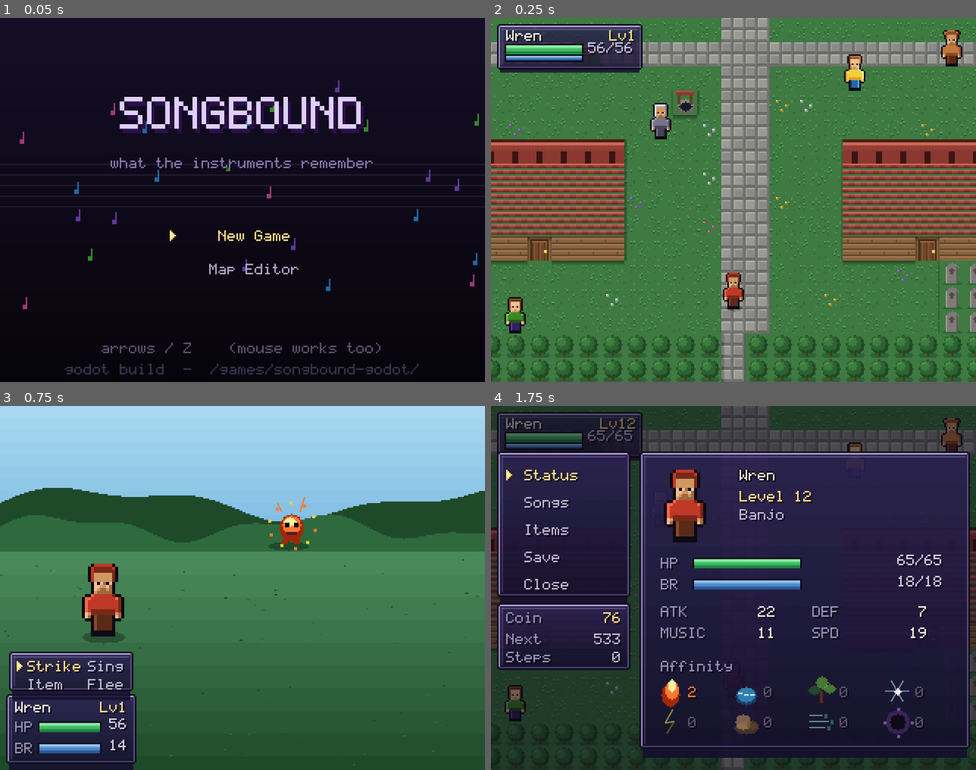
Above: before the commit, frames 1-4 (two rows, left to right).
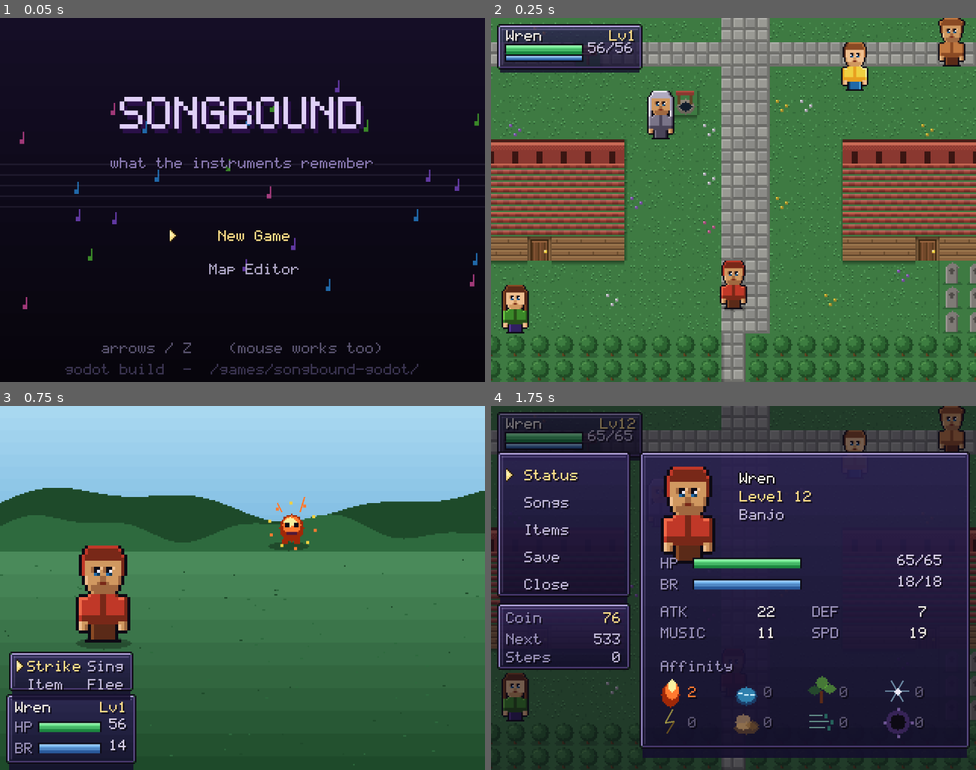
Above: after the commit, the same moments.

Repository: magent-cryptograss/godot-games
Game: Godot game, scene res://tests/TestFlow.tscn
The game is run twice, just before and just after one commit, with the same random seed, the same clock (stepped at 60 frames per second) and the same inputs. This scene is started directly instead of the project's main scene.
Inputs (mouse positions are in pixels of both pictures, inside the frame that each line leads up to):
- Up to frame 1 (0.05 s): no input
- Up to frame 2 (0.25 s): no input
- Up to frame 3 (0.75 s): tap Enter at 0.5 s; move the mouse to (349, 569) at 0.52 s; hold Right (move_right) from 0.53 s (still down); tap Backspace at 0.6 s; click (349, 569) at 0.67 s
- Up to frame 4 (1.75 s): tap Space at 0.77, 1.52 s; move the mouse to (636, 606) at 1.27 s; release Right (move_right) at 1.28 s; hold Down (move_down) from 1.28 s (still down); tap Enter at 1.35 s

Frame 1 is identical in both runs. In frame 2, 2.8% of the frame differs, in the area x 2-98%, y 0-87%; in frame 3, 2.4%; in frame 4, 3.7%.

Commit message:
Sprites at 24x32, in the Chrono Trigger / FF4 mould
16x24 left no room for a face. Every character was a coloured block
with two dots on it, which is why the whole thing kept reading as 8-bit
however well the tiles were shaded.

24x32 is roughly what those games used, and the proportions follow the
same convention rather than realism: the head is nearly a third of the
figure, because at this size a realistic head is four pixels wide and
cannot hold an expression. Eyes now have whites, pupils and a lash line;
there is a nose and a mouth; hair has a shape and falls down the sides;
cloth has a fold down the middle and a hem in shadow.

This also answers the second half of the request: the editor grid is
24x32 at 5px cells rather than 16x24 at 6px, so the pixels you draw with
are smaller and there is room for detail.

Everything that assumed the old size moved with it -- editor guides,
preview panel, field and battle placement, the menu portrait. A 24x32
sprite overhangs a 16px tile by half a tile each side and a full tile
above, so the feet still land on the tile the character occupies.

The balance test hardcoded a width of 16; it now reads Sprites.W, so
this cannot silently pass at the wrong size again.

Claude-Session: https://claude.ai/code/session_01LFNEyVminZWMVKgZdg8FGa

Diff:
--- a/songbound/scripts/Battle.gd
+++ b/songbound/scripts/Battle.gd
@@ -776,9 +776,9 @@
 	var pxo := (rng.randf() * 2.0 - 1.0) * 2.0 if p_shake > 0.0 else 0.0
 	# clear of the command window at y162 -- a 16x24 sprite at 2x is 48 tall,
 	# so anything below about y110 ends up behind the menu
-	var psx := 52.0 + pxo
-	var psy := 104.0 + sin(t * 2.4) * 1.0
-	UI.shadow(self, psx + 16, psy + 48, 14, 4)
+	var psx := 44.0 + pxo
+	var psy := 92.0 + sin(t * 2.4) * 1.0
+	UI.shadow(self, psx + 24, psy + 64, 18, 4)
 	UI.sprite(self, Game.player.spr, psx, psy, 2, false, true, int(t * 5.0))
 	if p_flash > 0.0:
 		UI.sprite(self, Game.player.spr, psx, psy, 2, false, false, 0,
--- a/songbound/scripts/Creation.gd
+++ b/songbound/scripts/Creation.gd
@@ -14,11 +14,13 @@
 	"0123456789 -'",
 ]
 
-const ED_GX := 12
-const ED_GY := 34
-const ED_CELL := 6
-const PAL_X := 122
-const PAL_Y := 34
+const ED_GX := 8
+const ED_GY := 26
+# 5px cells on a 24x32 grid: finer pixels than the old 6px on 16x24, and the
+# drawing area stays about the same size on screen
+const ED_CELL := 5
+const PAL_X := 136
+const PAL_Y := 30
 const PAL_CELL := 11
 
 var step := "name"
@@ -403,7 +405,7 @@
 		var sel := i == preset_idx
 		UI.window(self, x, y, 64, 66,
 			{"top": Color("#4a3a80"), "bot": Color("#241a48")} if sel else {"alpha": 0.7})
-		draw_sprite_grid(Sprites.build(Sprites.PRESETS[i].opts), x + 16, y + 6, 2)
+		draw_sprite_grid(Sprites.build(Sprites.PRESETS[i].opts), x + 8, y + 2, 2)
 		PixelFont.draw_centered(self, Sprites.PRESETS[i].name, x + 32, y + 56,
 			UI.COL_GOLD if sel else Color("#a8a0c0"))
 	PixelFont.draw_centered(self, "Z to take this one    C to open it in the editor", 160, 208, UI.COL_DIM)
@@ -424,8 +426,8 @@
 			var c: Color = Sprites.PALETTE[v] if v != 0 else (Color("#2a2448") if (x + y) % 2 == 1 else Color("#332a54"))
 			UI.rect(self, ED_GX + x * ED_CELL, ED_GY + y * ED_CELL, ED_CELL, ED_CELL, c)
 	# guides at the centre line and the waist
-	UI.rect(self, ED_GX + 8 * ED_CELL, ED_GY, 1, gh, Color(0.66, 0.88, 0.97, 0.25))
-	UI.rect(self, ED_GX, ED_GY + 17 * ED_CELL, gw, 1, Color(0.66, 0.88, 0.97, 0.25))
+	UI.rect(self, ED_GX + 12 * ED_CELL, ED_GY, 1, gh, Color(0.66, 0.88, 0.97, 0.25))
+	UI.rect(self, ED_GX, ED_GY + 26 * ED_CELL, gw, 1, Color(0.66, 0.88, 0.97, 0.25))
 	# cursor
 	var cxp := ED_GX + cx * ED_CELL
 	var cyp := ED_GY + cy * ED_CELL
@@ -460,12 +462,12 @@
 	PixelFont.draw(self, ("colour %d" % colour) if colour != 0 else "eraser",
 		Vector2(PAL_X + 21, PAL_Y + 55), Color("#d0c8e0"))
 
-	UI.window(self, 228, 30, 84, 96, {"alpha": 0.8})
-	PixelFont.draw_centered(self, "preview", 270, 36, Color("#9890b8"))
+	UI.window(self, 240, 26, 76, 104, {"alpha": 0.8})
+	PixelFont.draw_centered(self, "preview", 278, 30, Color("#9890b8"))
 	var dirs := ["down", "left", "up", "right"]
 	var d: String = dirs[int(t / 1.1) % 4]
-	draw_sprite_grid(Sprites.back_view(spr) if d == "up" else spr, 254, 48, 2, d == "left")
-	PixelFont.draw_centered(self, d, 270, 112, UI.COL_FAINT)
+	draw_sprite_grid(Sprites.back_view(spr) if d == "up" else spr, 254, 42, 2, d == "left")
+	PixelFont.draw_centered(self, d, 278, 118, UI.COL_FAINT)
 
 	UI.window(self, 8, 186, 214, 48, {"alpha": 0.82})
 	PixelFont.draw(self, "move: arrows   paint: Z   erase: X", Vector2(16, 192), Color("#c8c0dc"))
--- a/songbound/scripts/Field.gd
+++ b/songbound/scripts/Field.gd
@@ -293,16 +293,18 @@
 				var g := Sprites.build(Sprites.NPC_LOOKS.get(n.get("look", "woman"), Sprites.NPC_LOOKS.woman))
 				var d: String = n.get("dir", "down")
 				UI.sprite(self, Sprites.back_view(g) if d == "up" else g,
-					n.x * TS - cam.x, n.y * TS - cam.y - 8, 1, d == "left")
+					n.x * TS - cam.x - 4, n.y * TS - cam.y - 16, 1, d == "left")
 			"boss":
 				var b = item.ref
 				Bestiary.draw_art(self, Data.BESTIARY[b.id].art,
 					b.x * TS - cam.x - 14, b.y * TS - cam.y - 22, t)
 			"player":
 				var p := Game.player
-				var px := pos.x * TS + offset.x - cam.x
-				var py := pos.y * TS + offset.y - cam.y - 8
-				UI.shadow(self, px + 8, py + 23, 5, 2)
+				# a 24x32 sprite overhangs a 16px tile: half a tile each side,
+				# and a full tile above, so the feet still sit on the tile
+				var px := pos.x * TS + offset.x - cam.x - 4
+				var py := pos.y * TS + offset.y - cam.y - 16
+				UI.shadow(self, px + 12, py + 31, 7, 2)
 				UI.sprite(self, p.back if facing == "up" else p.spr,
 					px, py, 1, facing == "left", walking, frame)
 
--- a/songbound/scripts/Menu.gd
+++ b/songbound/scripts/Menu.gd
@@ -135,8 +135,8 @@
 
 func _draw_status(px0: float, p: Player) -> void:
 	UI.window(self, px0, 30, 218, 196)
-	UI.sprite(self, p.spr, px0 + 14, 42, 2, false, true, int(t * 5.0))
-	PixelFont.draw(self, p.name, Vector2(px0 + 66, 42), UI.COL_TEXT, {"outline": UI.COL_INK})
+	UI.sprite(self, p.spr, px0 + 8, 40, 2, false, true, int(t * 5.0))
+	PixelFont.draw(self, p.name, Vector2(px0 + 66, 44), UI.COL_TEXT, {"outline": UI.COL_INK})
 	PixelFont.draw(self, "Level %d" % p.lv, Vector2(px0 + 66, 56), UI.COL_GOLD)
 	PixelFont.draw(self, Data.instrument(p.inst).name, Vector2(px0 + 66, 68), Color("#c0b8d8"))
 
--- a/songbound/scripts/Sprites.gd
+++ b/songbound/scripts/Sprites.gd
@@ -1,11 +1,11 @@
 class_name Sprites
 extends RefCounted
-## Player sprites are a 16x24 grid of palette indices, index 0 transparent.
+## Player sprites are a 24x32 grid of palette indices, index 0 transparent.
 ## The same format is used by the editor, the presets and the field renderer,
 ## so anything you can draw, the game can animate.
 
-const W := 16
-const H := 24
+const W := 24
+const H := 32
 
 const PALETTE := [
 	Color(0, 0, 0, 0),                                                    # 0 transparent
@@ -107,8 +107,12 @@
 		g[y * W + x] = v
 
 
-## Procedural builder, shared by the eight presets, the NPCs and the editor's
-## starting templates, so "draw your own" and "pick one" share a look.
+## Procedural sprite builder. Used for the eight presets, the NPCs and the
+## editor's starting templates, so "draw your own" and "pick one" share a look.
+##
+## Proportions follow the 16-bit JRPG convention rather than realism: the head
+## is nearly a third of the figure, because at this size a realistic head is
+## four pixels wide and cannot hold a face.
 static func build(o: Dictionary) -> PackedByteArray:
 	var s := blank()
 	const OUT := 1
@@ -120,51 +124,83 @@
 	var pants: int = o.get("pants", 2)
 	var shoe: int = o.get("shoe", 1)
 	var outline_only: bool = o.get("outlineOnly", false)
+	var long_hair: bool = o.get("hairLong", false)
+	var style: String = o.get("hairStyle", "")
 
 	var fill := func(x0: int, y0: int, x1: int, y1: int, v: int) -> void:
 		for y in range(y0, y1 + 1):
 			for x in range(x0, x1 + 1):
 				set_px(s, x, y, v)
 
-	# head
-	fill.call(5, 3, 10, 9, skin)
-	fill.call(5, 9, 10, 9, skin_d)
+	# ---- head: rows 3-15, a good third of the figure ----
+	fill.call(7, 3, 16, 14, skin)
+	fill.call(6, 5, 6, 12, skin)          # cheeks
+	fill.call(17, 5, 17, 12, skin)
+	fill.call(7, 13, 16, 14, skin_d)      # under the jaw
+	fill.call(8, 15, 15, 15, skin_d)      # neck
+
 	if not outline_only:
-		set_px(s, 6, 6, OUT)
-		set_px(s, 9, 6, OUT)
-	fill.call(7, 8, 8, 8, skin_d)
-	# hair
-	if o.get("hairStyle", "") != "bald":
-		fill.call(4, 1, 11, 2, hair)
-		var hair_bottom: int = 8 if o.get("hairLong", false) else 5
-		fill.call(4, 3, 4, hair_bottom, hair)
-		fill.call(11, 3, 11, hair_bottom, hair)
-		if o.get("hairStyle", "") == "fringe":
-			fill.call(5, 3, 10, 3, hair)
-		if o.get("hairStyle", "") == "tall":
-			fill.call(5, 0, 10, 0, hair)
+		# eyes: white, pupil, and a lash line above -- the whole reason for 24x32
+		fill.call(9, 8, 10, 9, 6)
+		fill.call(13, 8, 14, 9, 6)
+		fill.call(9, 8, 9, 8, OUT)
+		fill.call(13, 8, 13, 8, OUT)
+		fill.call(9, 9, 10, 9, 22)
+		fill.call(13, 9, 14, 9, 22)
+		fill.call(9, 7, 10, 7, OUT)
+		fill.call(13, 7, 14, 7, OUT)
+		fill.call(11, 10, 12, 11, skin_d)  # nose
+		fill.call(10, 12, 13, 12, skin_d)  # mouth line
+		fill.call(11, 12, 12, 12, 13)
+
+	# ---- hair ----
+	if style != "bald":
+		fill.call(6, 1, 17, 4, hair)
+		fill.call(7, 0, 16, 0, hair)
+		fill.call(5, 3, 5, 9, hair)        # sideburns down each side
+		fill.call(18, 3, 18, 9, hair)
+		if style == "fringe":
+			fill.call(7, 5, 16, 6, hair)
+			fill.call(8, 7, 11, 7, hair)
+		if style == "tall":
+			fill.call(8, -2 + 2, 15, 0, hair)
+			fill.call(10, 0, 13, 0, hair)
+		if long_hair:
+			fill.call(4, 4, 5, 18, hair)
+			fill.call(18, 4, 19, 18, hair)
+			fill.call(4, 18, 6, 19, hair)
+			fill.call(17, 18, 19, 19, hair)
 	if o.has("hat"):
-		fill.call(3, 1, 12, 2, o.hat)
-		fill.call(5, 0, 10, 0, o.hat)
-		fill.call(3, 2, 12, 2, o.get("hatBand", o.hat))
-	# torso
-	fill.call(4, 10, 11, 16, shirt)
-	fill.call(4, 15, 11, 16, shirt_d)
+		fill.call(4, 2, 19, 4, o.get("hat"))
+		fill.call(7, 0, 16, 2, o.get("hat"))
+		fill.call(4, 4, 19, 4, o.get("hatBand", o.get("hat")))
+
+	# ---- torso: rows 16-25 ----
+	fill.call(7, 16, 16, 25, shirt)
+	fill.call(7, 23, 16, 25, shirt_d)      # hem in shadow
+	fill.call(11, 16, 12, 25, shirt_d)     # a fold down the middle
+	if o.has("vest"):
+		fill.call(8, 16, 9, 24, o.get("vest"))
+		fill.call(14, 16, 15, 24, o.get("vest"))
 	if o.has("belt"):
-		fill.call(4, 16, 11, 16, o.belt)
-	if o.has("vest"):
-		fill.call(5, 10, 6, 15, o.vest)
-		fill.call(9, 10, 10, 15, o.vest)
-	# arms
-	fill.call(2, 11, 3, 15, shirt)
-	fill.call(12, 11, 13, 15, shirt)
-	fill.call(2, 16, 3, 17, skin)
-	fill.call(12, 16, 13, 17, skin)
-	# legs
-	fill.call(5, 17, 7, 21, pants)
-	fill.call(8, 17, 10, 21, pants)
-	fill.call(5, 22, 7, 23, shoe)
-	fill.call(8, 22, 10, 23, shoe)
+		fill.call(7, 24, 16, 25, o.get("belt"))
+
+	# ---- arms ----
+	fill.call(4, 17, 6, 24, shirt)
+	fill.call(17, 17, 19, 24, shirt)
+	fill.call(4, 23, 6, 24, shirt_d)
+	fill.call(17, 23, 19, 24, shirt_d)
+	fill.call(4, 25, 6, 27, skin)          # hands
+	fill.call(17, 25, 19, 27, skin)
+
+	# ---- legs ----
+	fill.call(8, 26, 11, 30, pants)
+	fill.call(12, 26, 15, 30, pants)
+	fill.call(11, 26, 12, 30, pants)
+	fill.call(8, 31, 11, 31, shoe)
+	fill.call(12, 31, 15, 31, shoe)
+	fill.call(7, 31, 7, 31, shoe)
+	fill.call(16, 31, 16, 31, shoe)
 
 	# outline pass: any empty pixel touching a filled one becomes outline
 	var src := s.duplicate()
@@ -188,8 +224,8 @@
 static func back_view(s: PackedByteArray) -> PackedByteArray:
 	var b := s.duplicate()
 	var tally := {}
-	for y in range(1, 4):
-		for x in range(3, 13):
+	for y in range(1, 5):
+		for x in range(4, 20):
 			var v := get_px(s, x, y)
 			if v != 0 and v != 1:
 				tally[v] = tally.get(v, 0) + 1
@@ -205,7 +241,7 @@
 	# silhouette edge alone so the outline survives. Filling by colour instead
 	# would keep the eyes, which are drawn in the outline colour -- the back of
 	# a head should not be looking at you.
-	for y in range(3, 10):
+	for y in range(3, 16):
 		for x in W:
 			var v := get_px(s, x, y)
 			if v == 0:
--- a/songbound/tests/test_balance.gd
+++ b/songbound/tests/test_balance.gd
@@ -192,7 +192,7 @@
 	for i in s.size():
 		if s[i] != 0:
 			lit += 1
-	expect(s.size() == Sprites.W * Sprites.H, "sprite grid is 16x24")
+	expect(s.size() == Sprites.W * Sprites.H, "sprite grid is %dx%d" % [Sprites.W, Sprites.H])
 	expect(lit > 100, "preset sprite has %d filled pixels" % lit)
 	var b := Sprites.back_view(s)
 	expect(b.size() == s.size(), "back view same size")
@@ -202,7 +202,7 @@
 			diff += 1
 	expect(diff > 0, "back view differs from front (%d px)" % diff)
 	var img := Sprites.to_image(s)
-	expect(img != null and img.get_width() == 16, "sprite renders to an image")
+	expect(img != null and img.get_width() == Sprites.W, "sprite renders to an image")
 	var outline := Sprites.build({"outlineOnly": true})
 	var o_lit := 0
 	for i in outline.size():
